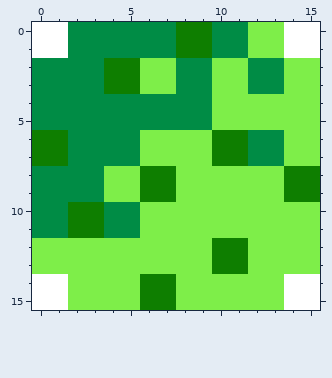
Two states of a pixel-art sprite, assets/images/trees_1.png. The picture above was drawn from the file before the commit.
The file is 16x16 pixels.
After:
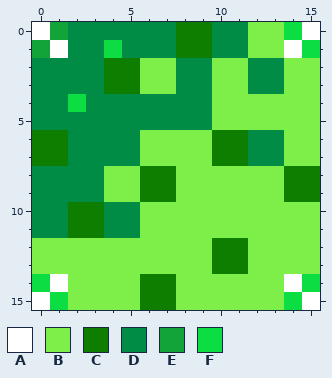
Palette (. is transparent): A #ffffff  B #7eee49  C #0e7e00  D #008c45  E #13a439  F #0cdd43
Diff:
{"y":0,"x":1,"old":"A","new":"E"}
{"y":0,"x":14,"old":"A","new":"F"}
{"y":1,"x":0,"old":"A","new":"E"}
{"y":1,"x":4,"old":"D","new":"F"}
{"y":1,"x":15,"old":"A","new":"F"}
{"y":4,"x":2,"old":"D","new":"F"}
{"y":14,"x":0,"old":"A","new":"F"}
{"y":14,"x":15,"old":"A","new":"F"}
{"y":15,"x":1,"old":"A","new":"F"}
{"y":15,"x":14,"old":"A","new":"F"}
